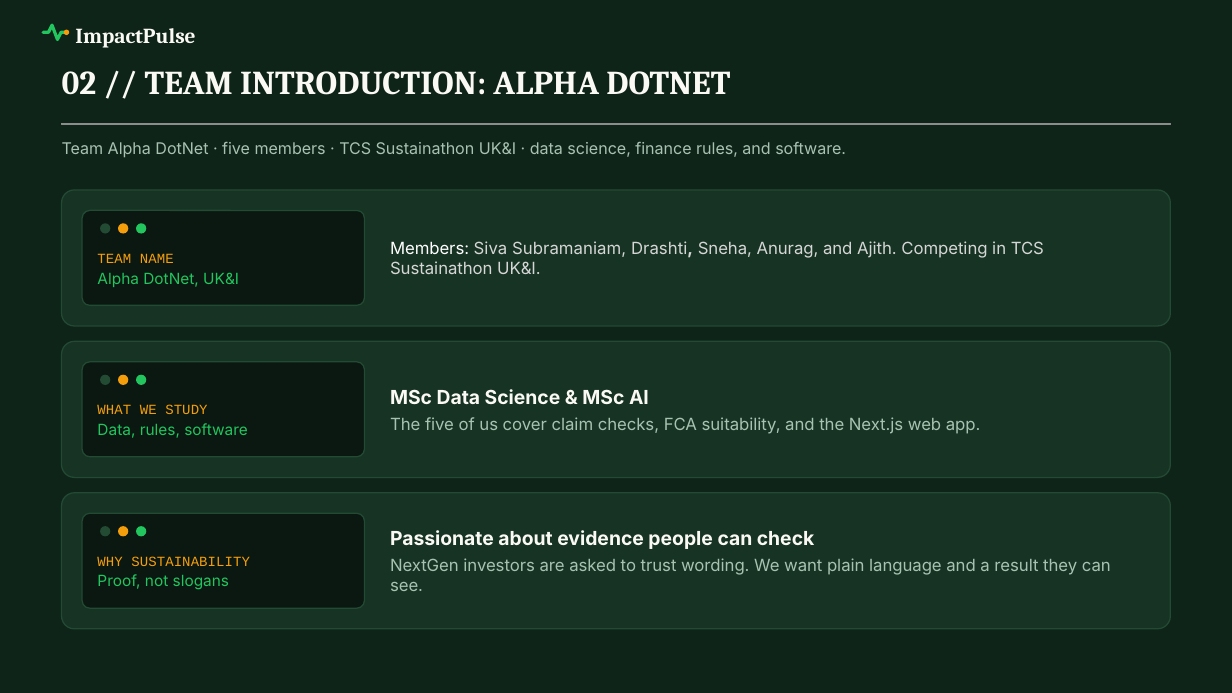
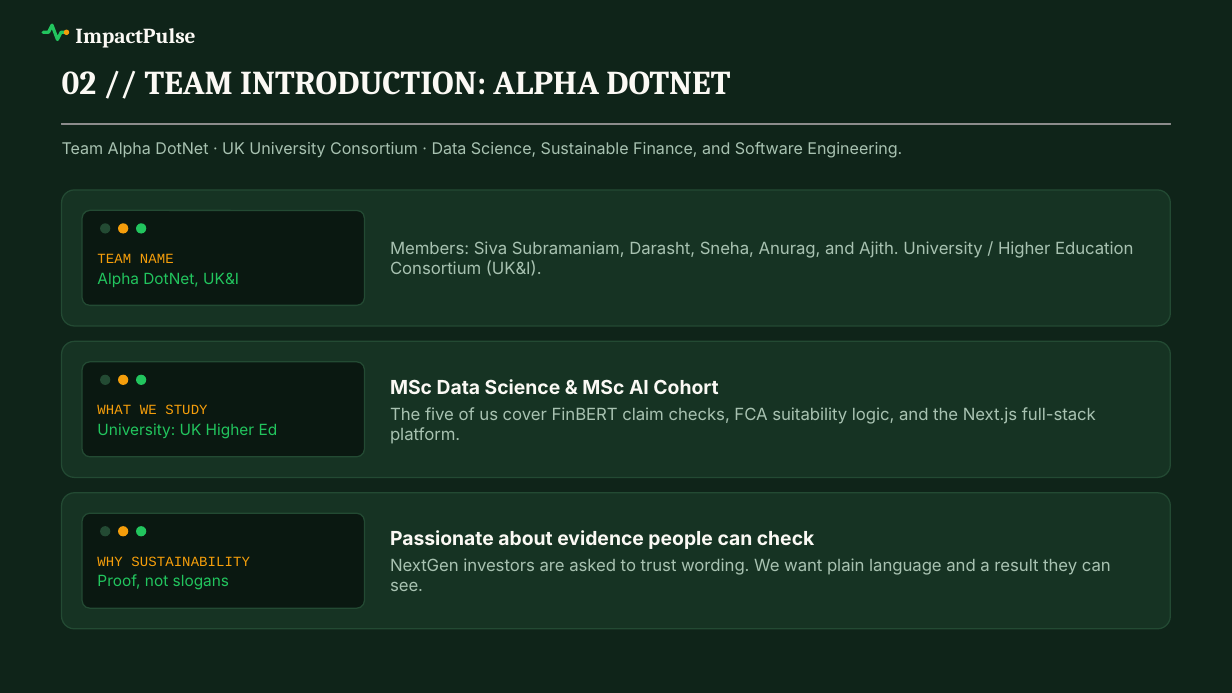
Before and after one commit to Siva-Subramaniam-DS/TCS-Project, a slide deck: slide 2 of HSBC-Sustainathon TCS.pptx. Drawn at 1232x693 pixels with LibreOffice and Linux fonts; fonts in the diff are those of the drawing; grey boxes stand for pictures; background and template pictures are left out. Boxes give left, top, right and bottom in pixels: in the first picture for what was removed or moved away, otherwise in the second. Text is boxed around its words. In the diff, an @@ line names an element or a change of style, - is before the commit and + after.

```diff
--- a/HSBC-Sustainathon TCS.pptx
+++ b/HSBC-Sustainathon TCS.pptx
@@ text at <box>62,142,902,158</box>: text changed @@
-Team Alpha DotNet · five members · TCS Sustainathon UK&I · data science, finance rules, and software.
+Team Alpha DotNet · UK University Consortium · Data Science, Sustainable Finance, and Software Engineering.
@@ text at <box>390,241,1133,276</box>: text changed; text colour #D6D6D6 to #A8C2B1 @@
-Members: Siva Subramaniam, Drashti, Sneha, Anurag, and Ajith. Competing in TCS Sustainathon UK&I.
+Members: Siva Subramaniam, Darasht, Sneha, Anurag, and Ajith. University / Higher Education Consortium (UK&I).
@@ text at <box>390,379,1096,444</box>: text changed @@
-MSc Data Science & MSc AI
-The five of us cover claim checks, FCA suitability, and the Next.js web app.
+MSc Data Science & MSc AI Cohort
+The five of us cover FinBERT claim checks, FCA suitability logic, and the Next.js full-stack platform.
@@ text at <box>97,423,278,439</box>: text changed @@
-Data, rules, software
+University: UK Higher Ed
```
Also in this commit, not shown: 5 other slides changed, 1 other file.
